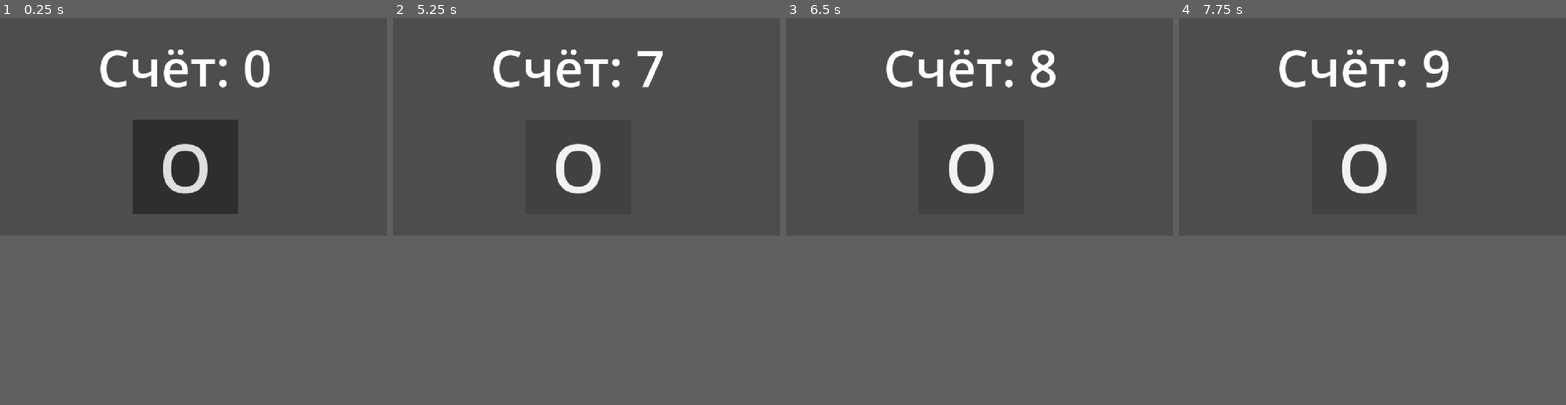
Above: before the commit, frames 1-4 (left to right).
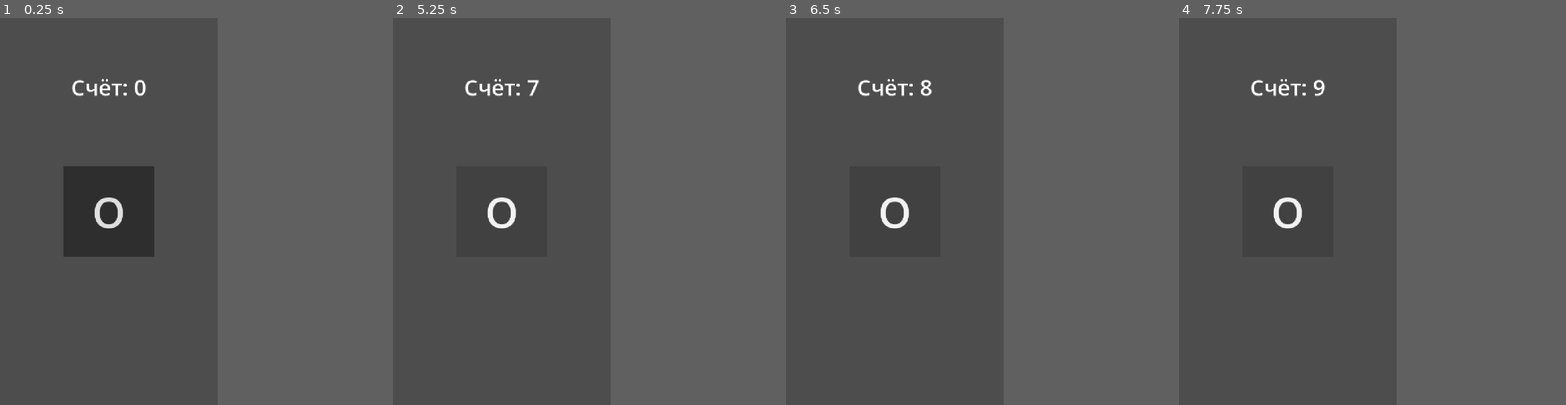
Above: after the commit, the same moments.

Repository: k98879971-bit/-
Game: Godot game, scene res://control.tscn
The game is run twice, just before and just after one commit, with the same random seed, the same clock (stepped at 60 frames per second) and the same inputs.
Inputs:
- Up to frame 1 (0.25 s): no input
- Up to frame 2 (5.25 s): click "O" at 0.5 s; click "O" at 1.25 s; click "O" at 2 s; tap Enter at 2.75, 4.25 s; tap Space at 3.5, 5 s
- Up to frame 3 (6.5 s): tap Enter at 5.75 s
- Up to frame 4 (7.75 s): tap Space at 6.5 s
In our replay, the window is 800x450 before the commit and 450x800 after it. These sizes can differ from the game's own. Grey fills any space a smaller window leaves; there, only what the larger window draws over its background counts as a difference.

The runs differ from the first frame. In frame 1, 12% of the frame differs, in the area x 16-70%, y 8-62%; in frame 2, 2.5%; in frame 3, 2.6%; in frame 4, 2.6%.

Commit message:
Add Android APK (Click_if_you_want.apk), mobile web version, build script, and export presets
Co-authored-by: arena-agent <297053741+arena-agent@users.noreply.github.com>

Diff:
--- a/control.gd
+++ b/control.gd
@@ -1,10 +1,8 @@
 extends Control
-
-
 
 var score: int = 0
 
-@onready var score_label = $Label
+@onready var score_label: Label = $Label
 
 func _ready():
 	update_score()
@@ -14,10 +12,5 @@
 	update_score()
 
 func update_score():
-	score_label.text = "Счёт: " + str(score)
-
-
-
-var clicks := 0
-
-@onready var label = $Label
+	if score_label:
+		score_label.text = "Счёт: " + str(score)
--- a/control.tscn
+++ b/control.tscn
@@ -2,7 +2,7 @@
 
 [ext_resource type="Script" uid="uid://bvpnol3rwn1o7" path="res://control.gd" id="1_0fbet"]
 
-[node name="Control" type="Control" unique_id=395991191]
+[node name="Control" type="Control"]
 layout_mode = 3
 anchors_preset = 15
 anchor_right = 1.0
@@ -11,22 +11,32 @@
 grow_vertical = 2
 script = ExtResource("1_0fbet")
 
-[node name="Button" type="Button" parent="." unique_id=27179282]
-layout_mode = 0
-offset_left = 395.0
-offset_top = 303.0
-offset_right = 709.0
-offset_bottom = 584.0
-theme_override_font_sizes/font_size = 200
+[node name="Label" type="Label" parent="."]
+layout_mode = 1
+anchors_preset = 10
+anchor_right = 1.0
+offset_top = 160.0
+offset_bottom = 300.0
+grow_horizontal = 2
+theme_override_font_sizes/font_size = 72
+text = "Счёт: 0"
+horizontal_alignment = 1
+vertical_alignment = 1
+
+[node name="Button" type="Button" parent="."]
+layout_mode = 1
+anchors_preset = 8
+anchor_left = 0.5
+anchor_top = 0.5
+anchor_right = 0.5
+anchor_bottom = 0.5
+offset_left = -150.0
+offset_top = -150.0
+offset_right = 150.0
+offset_bottom = 150.0
+grow_horizontal = 2
+grow_vertical = 2
+theme_override_font_sizes/font_size = 140
 text = "O"
 
-[node name="Label" type="Label" parent="." unique_id=1131993713]
-layout_mode = 0
-offset_left = 290.0
-offset_top = 44.0
-offset_right = 725.0
-offset_bottom = 249.0
-theme_override_font_sizes/font_size = 150
-text = "Coins"
-
 [connection signal="pressed" from="Button" to="." method="_on_button_pressed"]
--- a/project.godot
+++ b/project.godot
@@ -17,8 +17,11 @@
 
 [display]
 
+window/size/viewport_width=720
+window/size/viewport_height=1280
 window/stretch/mode="canvas_items"
 window/stretch/aspect="expand"
+window/handheld/orientation=1
 
 [physics]
 
@@ -26,5 +29,4 @@
 
 [rendering]
 
-rendering_device/driver.windows="d3d12"
 renderer/rendering_method="mobile"
Not shown, added: export_presets.cfg
Binary file added: icon.png
Not shown, added: Click_if_you_want.apk
Not shown, added: README.md
Not shown, added: build_apk.py
Not shown, added: index.html
